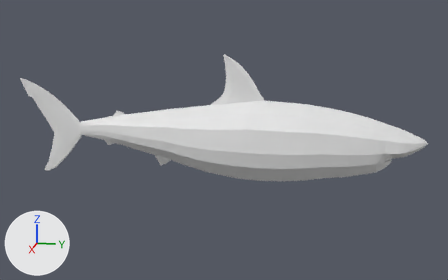
An edit to the Blender file Content/Fishes/SM_WhiteShark_001.blend, drawn before and after from the same camera.
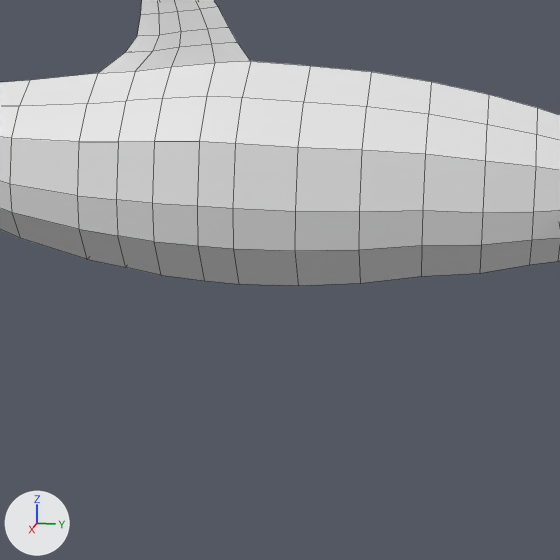
Old and new are each drawn whole from a camera (50 mm lens) standing at (7.09, 1.56, 1.82) and looking at (0.02, 0.14, 0.05) and again close up on the part from 39% to 84% of the width and 28% to 100% of the height. The lights are fixed; the arrows at lower left show +X, +Y and +Z. The close-ups show mesh edges as thin lines.

Before the edit, the objects in view are built like this:
```python
me_circle = bpy.data.meshes.new('Circle')
me_circle.from_pydata(...)  # 664 vertices, 691 faces; spans x -1.05..1.05, y -1.08..2.42, z -5.64..5.62
ob_circle = bpy.data.objects.new('Circle', me_circle)
ob_circle.location = (0.0, 0.0, 0.0)
ob_circle.rotation_euler = (1.571, 0.0, 0.0)  # degrees (90, 0, 0)
ob_circle.scale = (0.438, 0.438, 0.438)
```
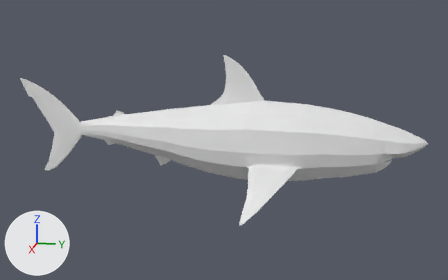
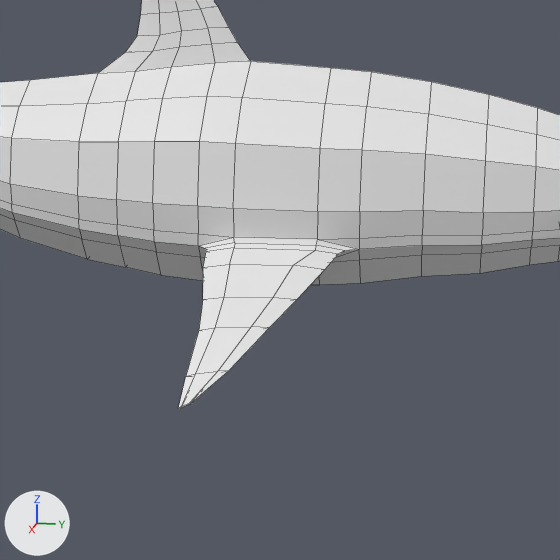
Where the newer file only moved an object's origin or applied its transform, the numbers keep the older frame.

Changed parts and their boxes (x1, y1, x2, y2) in the close-ups (560 x 560 px):
'Circle', reshaped: before (0, 0, 560, 286); after (0, 0, 560, 408)
part 1 of me_circle, built on: before (99, 0, 371, 286); after (0, 0, 560, 408)

The edits, one by one:
me_circle is used by ob_circle; location (0.0, 0.0, 0.0); rotation (1.571, 0.0, 0.0), in degrees (90, 0, 0); scale (0.438, 0.438, 0.438).
me_circle had 664 vertices, 691 faces and spanned x -1.05..1.05, y -1.08..2.42, z -5.64..5.62.
me_circle now has 900 vertices, 939 faces and spans x -2.68..2.68, y -1.29..2.42, z -5.64..5.62.
me_circle part 1: 68 vertices moved from x -1.03..1.03, y -0.84..2.42, z -1.99..3.11 to x -1.01..1.01, y -0.82..2.42, z -2.44..3.1; 6 vertices removed from x -0.98..0.98, y -0.36..2.42, z -1.43..-0.31; 242 vertices added at x -2.68..2.68, y -1.29..2.42, z -5.64..5.07.
